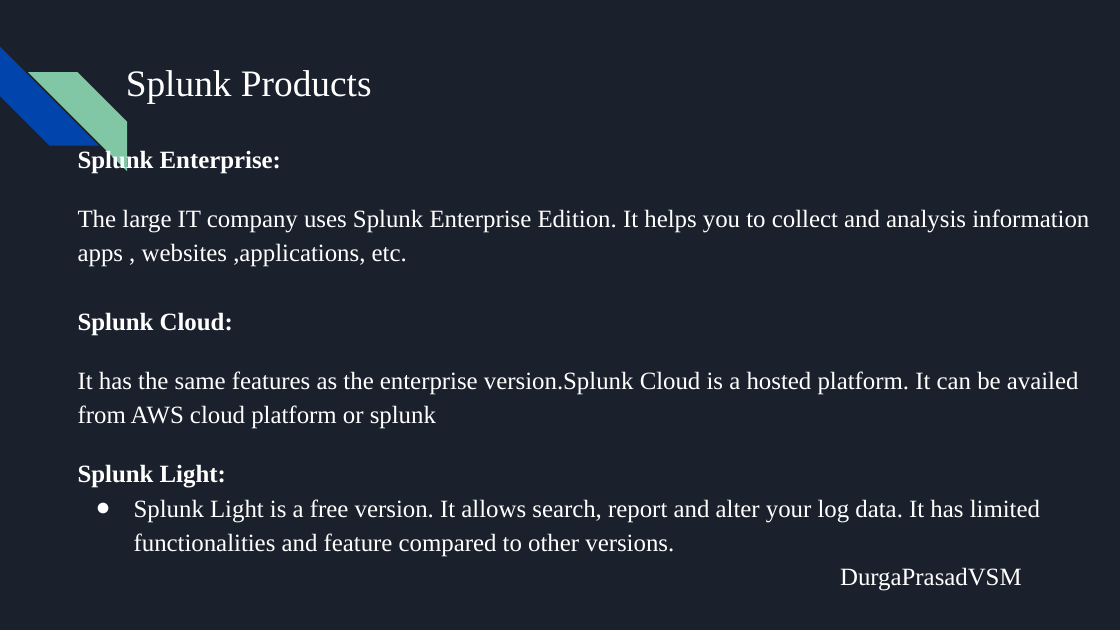
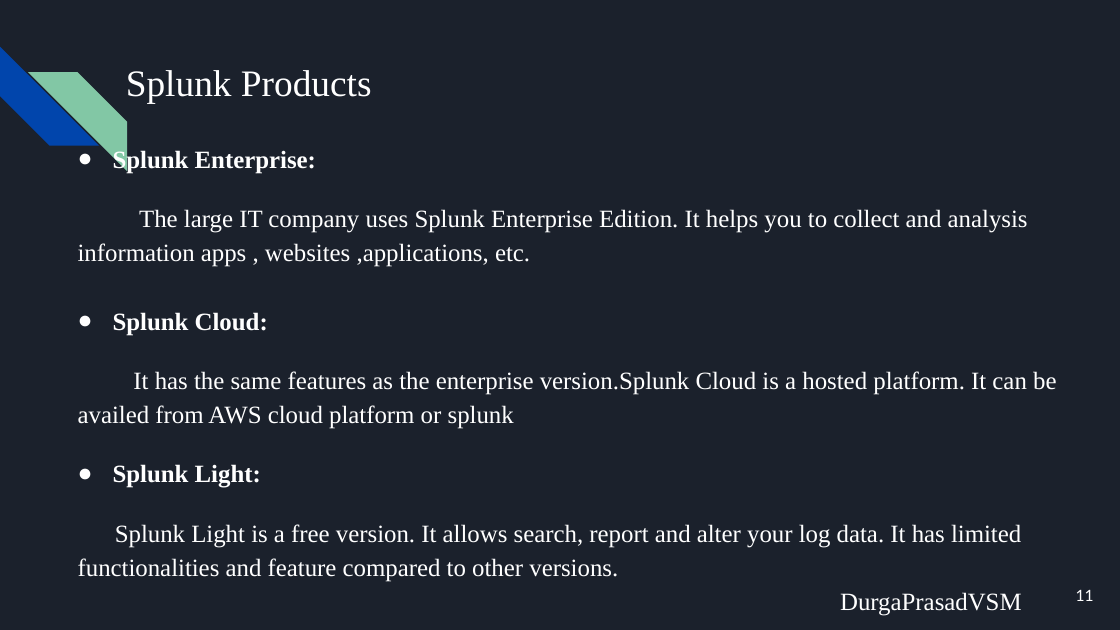
Before and after one commit to VSMDURGAPRASAD/splunk-project, a slide deck: slide 11 of docs/Splunk.pptx. Drawn at 1120x630 pixels with LibreOffice and Linux fonts; fonts in the diff are those of the drawing. Boxes give left, top, right and bottom in pixels: in the first picture for what was removed or moved away, otherwise in the second. Text is boxed around its words. In the diff, an @@ line names an element or a change of style, - is before the commit and + after.

Commit message:
Updated slides with Page alienation and Formatting

```diff
--- a/docs/Splunk.pptx
+++ b/docs/Splunk.pptx
@@ text at box(78, 148, 1021, 582): bullet none to ●; bullet ● to none; more space between paragraphs @@
@@ page number added at box(1076, 590, 1094, 601), 10 pt, text #FFFFFF @@
+11
```
Also in this commit, not shown: 17 other slides changed.
